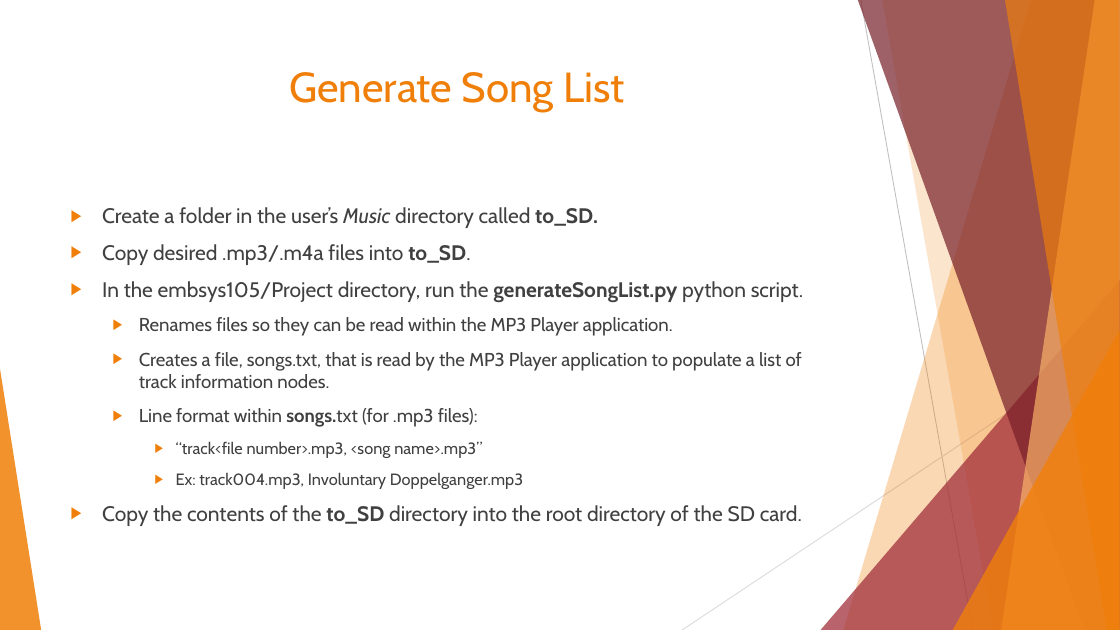
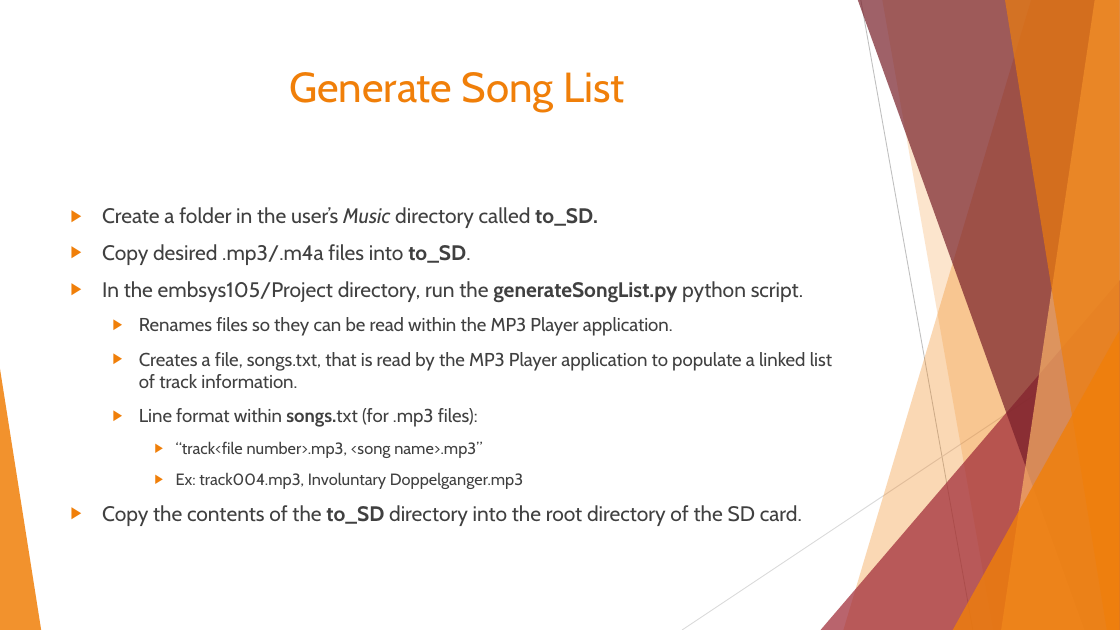
Before and after one commit to baldwinvs/embsys105, a slide deck: slide 7 of Project/Presentation.pptx (slide 14 before the commit). Drawn at 1120x630 pixels with LibreOffice and Linux fonts; fonts in the diff are those of the drawing. Boxes give left, top, right and bottom in pixels: in the first picture for what was removed or moved away, otherwise in the second. Text is boxed around its words. In the diff, an @@ line names an element or a change of style, - is before the commit and + after.

```diff
--- a/Project/Presentation.pptx
+++ b/Project/Presentation.pptx
@@ text at <box>139,352,832,388</box>: text changed @@
-  ▶ Creates a file, songs.txt, that is read by the MP3 Player application to populate a list of track information nodes.
+  ▶ Creates a file, songs.txt, that is read by the MP3 Player application to populate a linked list of track information.
```
Also in this commit, not shown: 6 other slides changed, 1 slide added, 1 slide removed, 9 other files.
